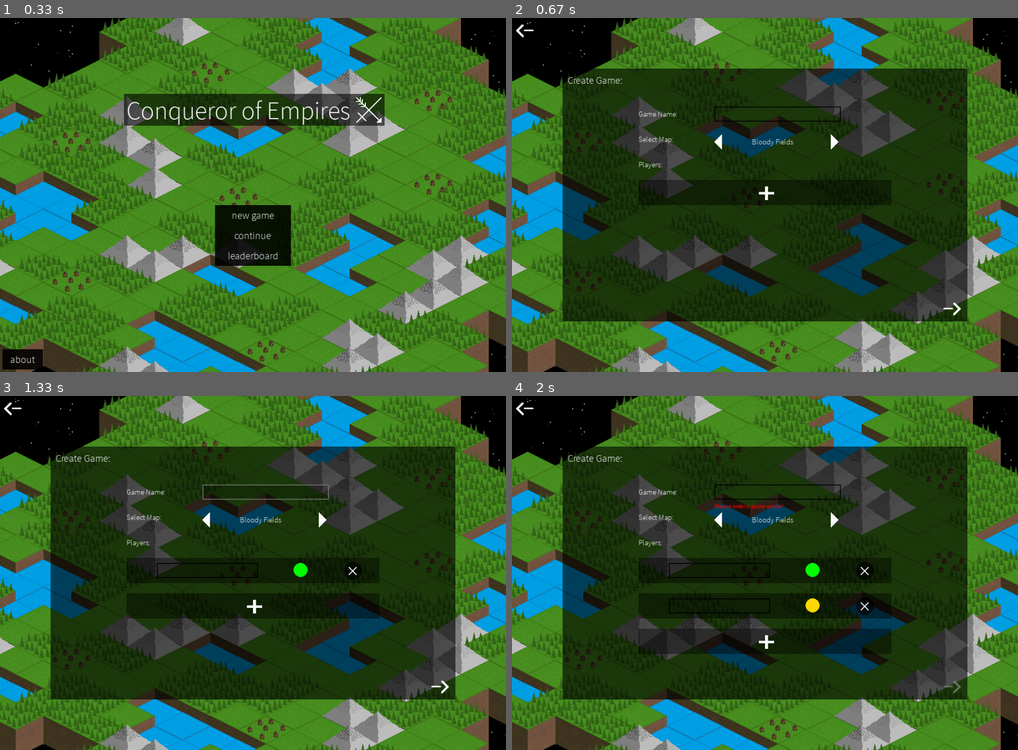
Above: before the commit, frames 1-4 (two rows, left to right).
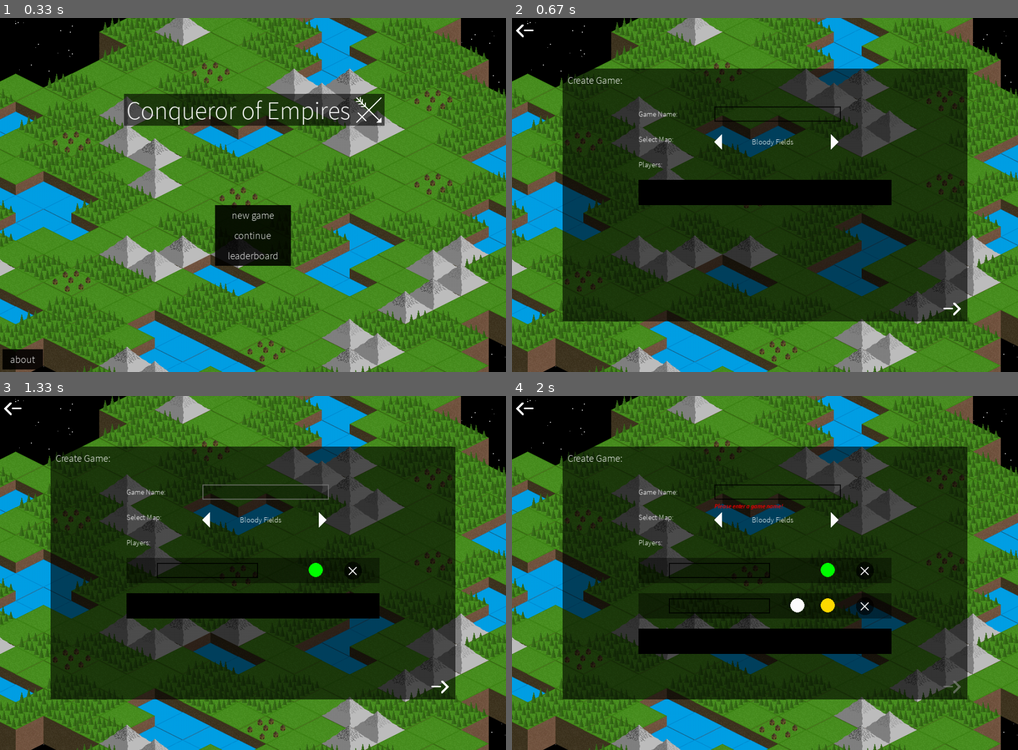
Above: after the commit, the same moments.

Repository: ben-ryder/Conqueror-of-Empires
Game: pygame game, started from main.py
The game is run twice, just before and just after one commit, with the same random seed, the same clock (stepped at 60 frames per second) and the same inputs.
Inputs (mouse positions are in pixels of both pictures, inside the frame that each line leads up to):
- Up to frame 1 (0.33 s): no input
- Up to frame 2 (0.67 s): click (744, 209) at 0.38 s
- Up to frame 3 (1.33 s): click (131, 576) at 0.72 s; click (263, 491) at 1.05 s
- Up to frame 4 (2 s): click (825, 604) at 1.38 s; click (952, 686) at 1.72 s

Frame 1 is identical in both runs. In frame 2, 3.2% of the frame differs, in the area x 25-75%, y 45-53%; in frame 3, 3.1%; in frame 4, 3.7%, in the area x 25-75%, y 47-73%.

Commit message:
Adding initial work to add a proper interface for adding human or computer players to a game.

Diff:
--- a/project/game/new.py
+++ b/project/game/new.py
@@ -15,7 +15,7 @@
         "map_name": map_name,
         "game_end": False,
         "current_player": None,  # will be generated on load.
-        "players": [get_player_data(player["name"], player["colour"]) for player in players],
+        "players": [get_player_data(player["name"], player["colour"], player["control"]) for player in players],
         "world": get_world_data(map_name)
     }
 
@@ -28,16 +28,9 @@
     data.save(game_data, paths.gamePath + game_name)
 
 
-def get_player_data(player_name, player_colour):
-
-    control = ""
-    if "comp" in player_name:
-        control = "computer"
-    else:
-        control = "human"
-
+def get_player_data(player_name, player_colour, player_control):
     return {
-        "control": control,
+        "control": player_control,
 
         "name": player_name,
         "colour": player_colour,
--- a/project/menus/newgame.py
+++ b/project/menus/newgame.py
@@ -126,6 +126,11 @@
             self.player_slots_error.change_text("Make sure everyone's name is different!")
             return False
 
+        # At least one human player
+        if not self.player_manager.is_human_player():
+            self.player_slots_error.change_text("There must be at least one human player.")
+            return False
+
         return True
 
     def get_state(self):
@@ -191,9 +196,13 @@
         self.colour_manager = ColourPicker()
 
         # pygame_gui.Button not designed to be moved once defined, inherited to SlotButton to allow for this.
-        self.add_button = SlotButton(paths.uiMenuPath + "addslot.png",
-                                     paths.uiMenuPath + "addslot-hover.png",
-                                     self.origin[0], self.origin[1])
+        self.add_human_button = SlotButton(paths.uiMenuPath + "add-human-slot.png",
+                                           paths.uiMenuPath + "add-human-slot-hover.png",
+                                           self.origin[0], self.origin[1])
+        self.add_computer_button = SlotButton(paths.uiMenuPath + "add-computer-slot.png",
+                                              paths.uiMenuPath + "add-computer-slot-hover.png",
+                                              self.origin[0] + 250, self.origin[1])
+
         self.slot_size = [200, 30]
         self.slot_padding = 40
 
@@ -209,6 +218,12 @@
         names = [player.name_entry.get_text() for player in self.players]
         return not len(names) > len(set(names))
 
+    def is_human_player(self):
+        for player in self.players:
+            if player.control == "human":
+                return True
+        return False
+
     def get_player_dicts(self):
         return [player.get_dict() for player in self.players]
 
@@ -218,8 +233,11 @@
     def get_slot_position(self, slot_number):
         return [self.origin[0], self.origin[1] + ((self.slot_size[1] + self.slot_padding) * slot_number)]
 
-    def add_player(self):
-        self.players.append(PlayerSlot(self, self.get_slot_bottom(), self.colour_manager.get_colour(), ""))
+    def add_human_player(self):
+        self.players.append(PlayerSlot(self, self.get_slot_bottom(), self.colour_manager.get_colour(), "human"))
+
+    def add_computer_player(self):
+        self.players.append(PlayerSlot(self, self.get_slot_bottom(), self.colour_manager.get_colour(), "computer"))
 
     def delete_player(self, player):
         self.colour_manager.add_colour(player.colour)  # so the colour can be re-used again.
@@ -236,8 +254,11 @@
     def handle_click(self):
         added = False
         if len(self.players) < self.max_amount:  # add button overlaps last slot, so must check there is no slot first.
-            if self.add_button.check_clicked():
-                self.add_player()
+            if self.add_human_button.check_clicked():
+                self.add_human_player()
+                added = True
+            elif self.add_computer_button.check_clicked():
+                self.add_computer_player()
                 added = True
 
         if not added:
@@ -256,18 +277,24 @@
         for player in self.players:
             player.draw(display)
 
+        # todo: working out the slot position should only be done when adding/removing players not every draw.
         if len(self.players) < self.max_amount:
-            self.add_button.change_position(self.get_slot_bottom())
-
-            self.add_button.draw(display)
+            new_position = self.get_slot_bottom()
+            self.add_human_button.change_position(new_position)
+            self.add_human_button.draw(display)
+
+            computer_slot_position = [new_position[0] + 250, new_position[1]]
+            self.add_computer_button.change_position(computer_slot_position)
+            self.add_computer_button.draw(display)
 
 
 class PlayerSlot:
     """ a single slot seen in the PlayerManager """
-    def __init__(self, player_manager,  origin, colour, name=""):
+    def __init__(self, player_manager,  origin, colour, control, name=""):
         self.player_manager = player_manager
         self.origin = origin
         self.colour = colour
+        self.control = control
 
         # Background
         self.back_panel = pygame_gui.Panel([self.origin[0], self.origin[1], 500, 50], 100, constants.COLOURS["black"])
@@ -283,12 +310,11 @@
                                              self.origin[0]+430, self.origin[1]+8)
 
     def get_dict(self):
-        name = self.name_entry.get_text()
-        if "comp" in name:
-            control = "computer"
-        else:
-            control = "human"
-        return {"name": name, "colour": self.colour, "control": control}
+        return {
+            "name": self.name_entry.get_text(),
+            "colour": self.colour,
+            "control": self.control
+        }
 
     def handle_click(self):
         if self.name_entry.check_clicked():
@@ -311,7 +337,12 @@
     def draw(self, display):
         self.back_panel.draw(display)
         self.name_entry.draw(display)
-        pygame.draw.ellipse(display, constants.COLOURS[self.colour], [self.origin[0]+330, self.origin[1]+10, 28, 28])
+
+        pygame.draw.ellipse(display, constants.COLOURS[self.colour], [self.origin[0]+360, self.origin[1]+10, 28, 28])
+
+        if self.control == "computer":
+            pygame.draw.ellipse(display, constants.COLOURS["white"], [self.origin[0] + 300, self.origin[1] + 10, 28, 28])
+
         self.delete_self.draw(display)
 
 
Binary file added: assets/images/menu/add-computer-slot-hover.png
Binary file added: assets/images/menu/add-computer-slot.png
Binary file added: assets/images/menu/add-human-slot-hover.png
Binary file added: assets/images/menu/add-human-slot.png
Binary file removed: assets/images/menu/addslot-hover.png
Binary file removed: assets/images/menu/addslot.png
